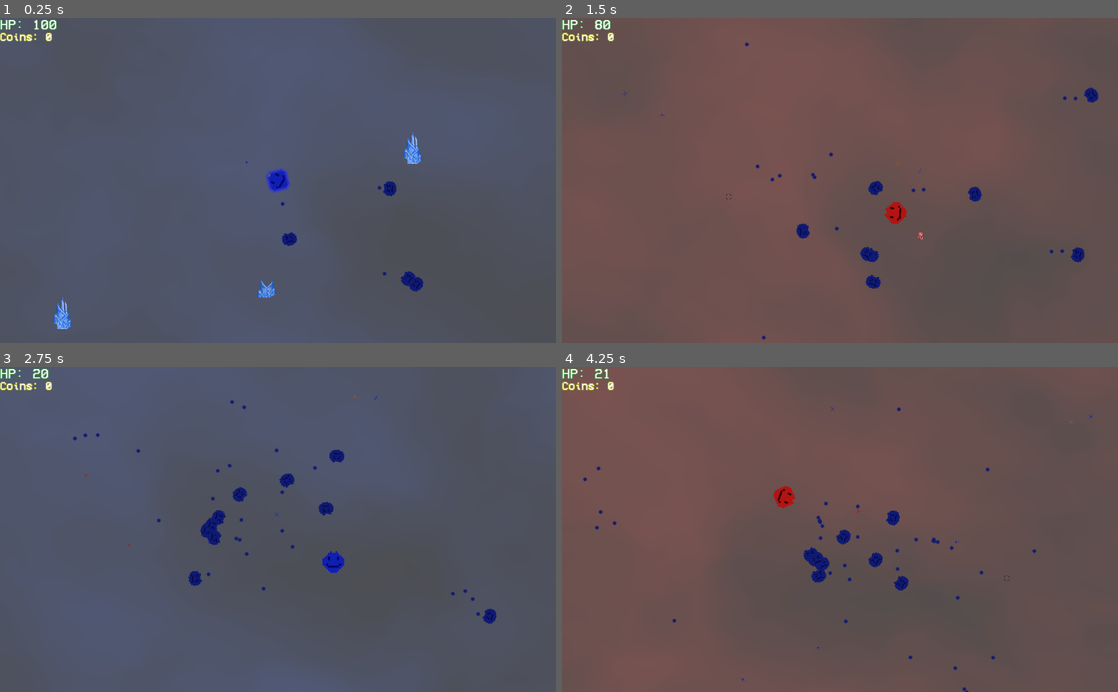
Above: before the commit, frames 1-4 (two rows, left to right).
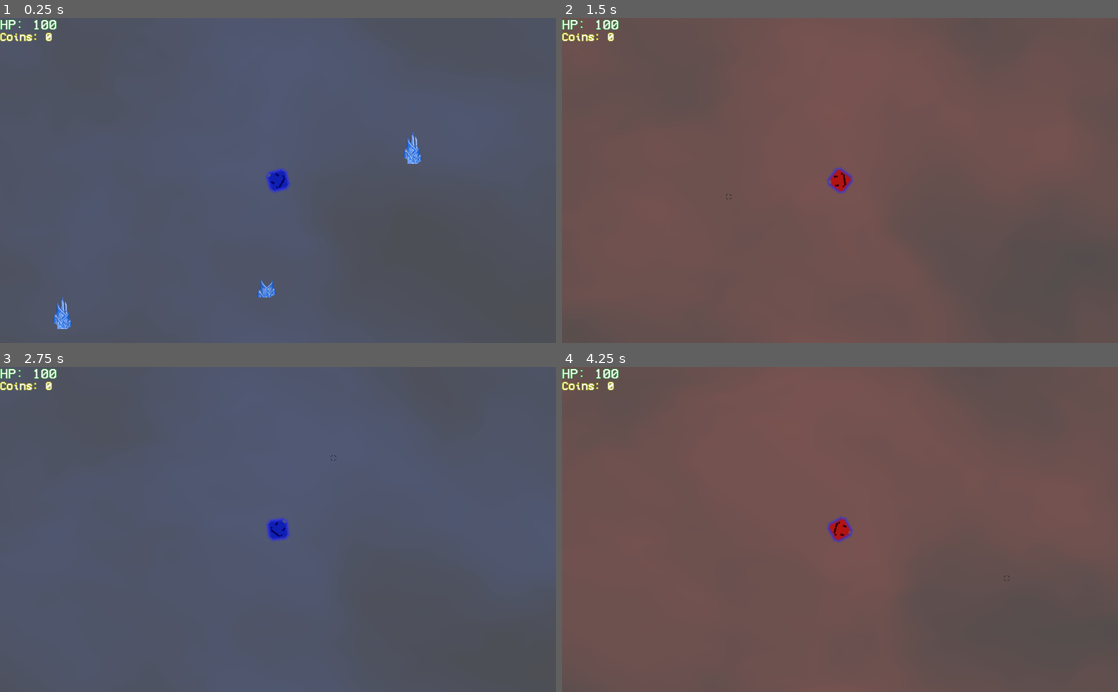
Above: after the commit, the same moments.

Repository: JuanG10/boss
Game: Godot game, scene res://proof of concept.tscn
The game is run twice, just before and just after one commit, with the same random seed, the same clock (stepped at 60 frames per second) and the same inputs. The engine's default icon, where the game draws it, is replaced by a stand-in: a white triangle on a blue panel in a dark square.
Inputs (mouse positions are in pixels of both pictures, inside the frame that each line leads up to):
- Up to frame 1 (0.25 s): no input
- Up to frame 2 (1.5 s): tap Enter (ui_accept) at 0.5, 0.77, 1.07 s; move the mouse to (962, 164) at 0.52 s; hold D (right) 0.53-1.28 s; tap E (next_color) at 0.6 s; tap Q (previous_color) at 0.8, 1.35 s; move the mouse to (728, 196) at 1.27 s; hold S (down) from 1.28 s (still down)
- Up to frame 3 (2.75 s): tap Enter (ui_accept) at 1.52, 1.55, 1.82, 2.1 s; move the mouse to (333, 458) at 2.02 s; release S (down) at 2.03 s; hold D (right) from 2.03 s (still down); tap E (next_color) at 2.3 s
- Up to frame 4 (4.25 s): move the mouse to (812, 594) at 2.77 s; release D (right) at 2.78 s; hold W (up) 2.78-3.53 s; tap E (next_color) at 2.85 s; tap Enter (ui_accept) at 3.02, 3.32, 3.77, 3.8, 4.07 s; tap Q (previous_color) at 3.05, 3.6 s; move the mouse to (1006, 578) at 3.52 s; hold A (left) from 3.53 s (still down)

The runs differ from the first frame. In frame 1, 0.4% of the frame differs, in the area x 44-77%, y 44-85%; in frame 2, 1.3%; in frame 3, 2.0%; in frame 4, 3.2%, in the area x 3-96%, y 0-100%.
Error before the commit: Invalid call. Nonexistent function 'instance' in base 'Nil'. (res://Trampas/TrapManager.gd:45)
Error after the commit: Parse Error: Can't preload resource at path: res://Enemies/MeleeEnemy/MeleeEnemy.tscn (res://main.gd:3)

Commit message:
agregado el comportamiento de flocking a todos los enemigos. Cambiados los enemigos a areas2d, falla

Diff:
--- a/Enemies/AdvancedEnemy/AdvancedEnemy.gd
+++ b/Enemies/AdvancedEnemy/AdvancedEnemy.gd
@@ -1,4 +1,4 @@
-extends KinematicBody2D
+extends Area2D
 
 var player
 var speed = 40
@@ -22,7 +22,6 @@
 var Bullet = preload("res://Enemies/Bullet.tscn")
 
 var colores     = [Color(0.0627, 0.102, 0.451),Color(0.551, 0.1582, 0.041),Color(0.251, 0.051, 0.0431)]
-var collisiones = [0b100000001, 0b100000010, 0b100000100]
 var specials    = ["special_blue", "special_orange", "special_red"]
 var tipo
 
@@ -42,8 +41,6 @@
 	player = t
 	$Sprite.modulate = colores[n]
 	explosion_color = colores[n]
-	collision_layer = collisiones[n]
-	collision_mask  = collisiones[n]
 	tipo = n
 	special = specials[n]
 	if special == "special_orange" and GlobalVariables.retry == true:
--- a/Enemies/AdvancedEnemy/AdvancedEnemy.tscn
+++ b/Enemies/AdvancedEnemy/AdvancedEnemy.tscn
@@ -6,6 +6,7 @@
 [ext_resource path="res://Enemies/AdvancedEnemy/State_handler.gd" type="Script" id=4]
 [ext_resource path="res://Enemies/AdvancedEnemy/Minimun_range.gd" type="Script" id=5]
 [ext_resource path="res://Enemies/AdvancedEnemy/Red.gd" type="Script" id=6]
+[ext_resource path="res://Enemies/AdvancedEnemy/Flocking.gd" type="Script" id=7]
 [ext_resource path="res://Enemies/AdvancedEnemy/Blue.gd" type="Script" id=8]
 
 [sub_resource type="CircleShape2D" id=1]
@@ -14,7 +15,12 @@
 [sub_resource type="CircleShape2D" id=2]
 radius = 103.211
 
-[node name="AdvancedEnemy" type="KinematicBody2D"]
+[sub_resource type="CircleShape2D" id=3]
+radius = 88.8047
+
+[node name="AdvancedEnemy" type="Area2D"]
+collision_layer = 131329
+collision_mask = 131329
 script = ExtResource( 2 )
 
 [node name="Sprite" type="Sprite" parent="."]
@@ -38,15 +44,25 @@
 [node name="Red" type="Node" parent="State_handler"]
 script = ExtResource( 6 )
 
+[node name="Flocking" type="Node" parent="State_handler"]
+script = ExtResource( 7 )
+
 [node name="Blue" type="Node" parent="State_handler"]
 script = ExtResource( 8 )
 
-[node name="Area2D" type="Area2D" parent="."]
+[node name="Minimun_range" type="Area2D" parent="."]
 collision_layer = 1024
 collision_mask = 0
 
-[node name="CollisionShape2D" type="CollisionShape2D" parent="Area2D"]
+[node name="CollisionShape2D" type="CollisionShape2D" parent="Minimun_range"]
 shape = SubResource( 2 )
+
+[node name="FlockingArea" type="Area2D" parent="."]
+collision_layer = 0
+collision_mask = 131072
+
+[node name="CollisionShape2D" type="CollisionShape2D" parent="FlockingArea"]
+shape = SubResource( 3 )
 [connection signal="tree_exiting" from="." to="." method="_on_death"]
-[connection signal="area_entered" from="Area2D" to="." method="close_enough"]
-[connection signal="area_exited" from="Area2D" to="." method="far_enough"]
+[connection signal="area_entered" from="Minimun_range" to="." method="close_enough"]
+[connection signal="area_exited" from="Minimun_range" to="." method="far_enough"]
--- a/Enemies/AdvancedEnemy/Blue.gd
+++ b/Enemies/AdvancedEnemy/Blue.gd
@@ -1 +1,72 @@
 extends "res://state_machine/state.gd"
+
+var player
+var enemy
+var target = Vector2.ZERO
+var friction
+var acc
+
+var steer = Vector2.ZERO
+
+func initialize(p, e):
+	player = p
+	enemy = e
+	friction = enemy.friction
+
+func update(delta):
+	if enemy.get_node("FlockingArea").get_overlapping_areas().size() < 2:
+		emit_signal("finished", "chasing")
+	if enemy.minimun_range_flag:
+		emit_signal("finished", "minimun_range")
+
+	var flock_mates = enemy.get_node("FlockingArea").get_overlapping_areas()
+	acc = Vector2.ZERO
+	steer = Vector2.ZERO
+	calc_cohesion(flock_mates)
+	calc_seek()
+	calc_alignment(flock_mates)
+	calc_separation(flock_mates)
+	enemy.velocity += steer.normalized()
+	#enemy.move_and_slide(velocity.normalized() * enemy.speed)
+	enemy.position += enemy.velocity.normalized() * enemy.speed * delta
+	enemy.look_at(player.global_position)
+
+func calc_seek():
+	acc = (player.global_position - enemy.global_position).normalized()
+	steer += (acc - enemy.velocity) * 2
+
+func calc_cohesion(flock_mates):
+	var average = Vector2.ZERO
+
+	if flock_mates.size() > 1:
+		for f in flock_mates:
+			if f != enemy:
+				average += f.get_global_position() - enemy.get_global_position()
+		average /= flock_mates.size() - 1
+		#average -= enemy.get_global_position()
+
+		acc      = average.clamped(1)
+		var u    = acos(acc.dot(enemy.velocity.clamped(1))) / PI
+		steer   += acc * u
+
+func calc_separation(flock_mates):
+	var average = Vector2.ZERO
+
+	if flock_mates.size() > 1:
+		for f in flock_mates:
+			if f != enemy:
+				if (f.global_position - enemy.global_position).length() < 20:
+					steer += (enemy.global_position - f.global_position).normalized() * 2
+
+func calc_alignment(flock_mates):
+	var average = Vector2.ZERO
+
+	if flock_mates.size() > 1:
+		for f in flock_mates:
+			if f != enemy:
+				average += f.velocity
+		average /= flock_mates.size() - 1
+		acc      = average.clamped(1)
+
+		var v    = acos(acc.dot(enemy.velocity.normalized())) / PI
+		steer   += acc * v
--- a/Enemies/AdvancedEnemy/Chasing.gd
+++ b/Enemies/AdvancedEnemy/Chasing.gd
@@ -3,25 +3,33 @@
 var player
 var enemy
 var target = Vector2.ZERO
-var velocity = Vector2.ZERO
 var friction
-var speed
 
 func initialize(p, e):
 	player = p
 	enemy = e
 	friction = enemy.friction
-	speed = enemy.speed
 
-func update(_delta):
+func red_condition():
+	return enemy.minimun_range_flag and enemy.tipo == 2
+
+func flocking_condition():
+	return enemy.get_node("FlockingArea").get_overlapping_areas().size() > 1
+
+func blue_condition():
+	return false
+
+func update(delta):
+	if red_condition() or blue_condition():
+			emit_signal("finished", enemy.special)
+	if flocking_condition():
+			emit_signal("finished", "flocking")
+	if enemy.minimun_range_flag:
+			emit_signal("finished", "minimun_range")
 	if not enemy.is_stunned:
 		target = player.global_position - enemy.global_position
-		velocity += target
-		velocity *= friction
+		enemy.velocity += target
+		enemy.velocity *= friction
+		enemy.velocity  = enemy.velocity.normalized()
 		enemy.look_at(player.global_position)
-		enemy.move_and_slide(velocity.normalized() * enemy.speed)
-	if enemy.minimun_range_flag:
-		if enemy.special == "special_red":
-			emit_signal("finished", "special_red")
-		else:
-			emit_signal("finished", "minimun_range")
+		enemy.position += enemy.velocity * enemy.speed * delta
--- a/Enemies/AdvancedEnemy/State_handler.gd
+++ b/Enemies/AdvancedEnemy/State_handler.gd
@@ -1,9 +1,10 @@
 extends "res://state_machine/state_machine.gd"
 
-onready var chasing = $Chasing
+onready var chasing       = $Chasing
 onready var minimun_range = $Minimun_range
-onready var special_red = $Red
-onready var special_blue = $Blue
+onready var special_red   = $Red
+onready var flocking      = $Flocking
+onready var special_blue  = $Blue
 
 func _ready():
 	states_map = {
@@ -11,6 +12,7 @@
 		"minimun_range" : minimun_range,
 		"special_red"   : special_red,
 		"special_blue"  : special_blue,
+		"flocking"      : flocking,
 	}
 
 func init(player, enemy):
--- a/Enemies/BasicEnemy/BasicEnemy.gd
+++ b/Enemies/BasicEnemy/BasicEnemy.gd
@@ -22,7 +22,6 @@
 var Bullet = preload("res://Enemies/Bullet.tscn")
 
 var colores     = [Color(0.0627, 0.102, 0.451),Color(0.551, 0.1582, 0.041),Color(0.251, 0.051, 0.0431)]
-var collisiones = [0b100000000100000001, 0b100000010, 0b100000100]
 var specials    = ["special_blue", "special_orange", "special_red"]
 var tipo
 
@@ -42,8 +41,6 @@
 	player = t
 	$Sprite.modulate = colores[n]
 	explosion_color = colores[n]
-	collision_layer = collisiones[n]
-	collision_mask  = collisiones[n]
 	tipo = n
 	special = specials[n]
 	if special == "special_orange" and GlobalVariables.retry == true:
@@ -62,7 +59,7 @@
 
 func _process(_delta):
 	if Input.is_action_just_pressed("ui_accept"):
-		print(get_global_position())
+		print($FlockingArea.get_overlapping_areas())
 	if stun_timer.is_stopped():
 		is_stunned = false
 	if slow_timer.is_stopped():
@@ -110,9 +107,3 @@
 	explosion.get_child(0).process_material.color_ramp.gradient.colors[1] = explosion_color
 	explosion.get_child(0).emitting = true
 	get_parent().call_deferred("add_child", explosion)
-
-func _on_FlockingArea_body_entered(_body):
-	print("im working")
-
-func _on_FlockingArea_body_exited(_body):
-	print("still working")
--- a/Enemies/BasicEnemy/BasicEnemy.tscn
+++ b/Enemies/BasicEnemy/BasicEnemy.tscn
@@ -6,6 +6,7 @@
 [ext_resource path="res://Enemies/BasicEnemy/State_handler.gd" type="Script" id=4]
 [ext_resource path="res://Enemies/BasicEnemy/Minimun_range.gd" type="Script" id=5]
 [ext_resource path="res://Enemies/BasicEnemy/Red.gd" type="Script" id=6]
+[ext_resource path="res://Enemies/BasicEnemy/Flocking.gd" type="Script" id=7]
 [ext_resource path="res://Enemies/BasicEnemy/Blue.gd" type="Script" id=8]
 
 [sub_resource type="CircleShape2D" id=1]
@@ -18,6 +19,7 @@
 radius = 88.7916
 
 [node name="BasicEnemy" type="Area2D"]
+collision_layer = 131329
 script = ExtResource( 2 )
 
 [node name="Sprite" type="Sprite" parent="."]
@@ -41,6 +43,9 @@
 [node name="Red" type="Node" parent="State_handler"]
 script = ExtResource( 6 )
 
+[node name="Flocking" type="Node" parent="State_handler"]
+script = ExtResource( 7 )
+
 [node name="Blue" type="Node" parent="State_handler"]
 script = ExtResource( 8 )
 
--- a/Enemies/BasicEnemy/Blue.gd
+++ b/Enemies/BasicEnemy/Blue.gd
@@ -3,45 +3,39 @@
 var player
 var enemy
 var target = Vector2.ZERO
-var velocity
 var friction
 var acc
 
-#var Pave  = Vector2.ZERO
-#var Vave  = Vector2.ZERO
-#var Save  = Vector2.ZERO
 var steer = Vector2.ZERO
-#var lookS = Vector2.ZERO
-#var vel   = Vector2.ZERO
 
 func initialize(p, e):
 	player = p
 	enemy = e
 	friction = enemy.friction
-	velocity = enemy.velocity
 
 func update(delta):
 	if enemy.get_node("FlockingArea").get_overlapping_areas().size() < 2:
 		emit_signal("finished", "chasing")
 	if enemy.minimun_range_flag:
 		emit_signal("finished", "minimun_range")
+
+	var flock_mates = enemy.get_node("FlockingArea").get_overlapping_areas()
 	acc = Vector2.ZERO
 	steer = Vector2.ZERO
-	calc_cohesion()
+	calc_cohesion(flock_mates)
 	calc_seek()
-	calc_alignment()
-	calc_separation()
-	velocity += steer.normalized()
+	calc_alignment(flock_mates)
+	calc_separation(flock_mates)
+	enemy.velocity += steer.normalized()
 	#enemy.move_and_slide(velocity.normalized() * enemy.speed)
-	enemy.position += velocity.normalized() * enemy.speed * delta
+	enemy.position += enemy.velocity.normalized() * enemy.speed * delta
 	enemy.look_at(player.global_position)
 
 func calc_seek():
 	acc = (player.global_position - enemy.global_position).normalized()
-	steer += (acc - velocity) * 2
+	steer += (acc - enemy.velocity) * 2
 
-func calc_cohesion():
-	var flock_mates = enemy.get_node("FlockingArea").get_overlapping_areas()
+func calc_cohesion(flock_mates):
 	var average = Vector2.ZERO
 
 	if flock_mates.size() > 1:
@@ -52,26 +46,20 @@
 		#average -= enemy.get_global_position()
 
 		acc      = average.normalized()
-		var u    = acos(acc.dot(velocity.normalized())) / PI
-		steer   += acc * u * .5
+		var u    = acos(acc.dot(enemy.velocity.normalized())) / PI
+		steer   += acc
 
-func calc_separation():
-	var flock_mates = enemy.get_node("FlockingArea").get_overlapping_areas()
+func calc_separation(flock_mates):
 	var average = Vector2.ZERO
 
 	if flock_mates.size() > 1:
 		for f in flock_mates:
 			if f != enemy:
-				average += f.get_global_position() - enemy.get_global_position()
-		average /= flock_mates.size() - 1
-		acc      = average.normalized()
+				if (f.global_position - enemy.global_position).length() < 20:
+					steer += (enemy.global_position - f.global_position).normalized()
 
-		var u    = 1/(average - enemy.get_global_position()).length()
-		steer   -= acc * u
-
-func calc_alignment():
+func calc_alignment(flock_mates):
 	var average = Vector2.ZERO
-	var flock_mates = enemy.get_node("FlockingArea").get_overlapping_areas()
 
 	if flock_mates.size() > 1:
 		for f in flock_mates:
@@ -80,5 +68,6 @@
 		average /= flock_mates.size() - 1
 		acc      = average.normalized()
 
-		var v    = acos(acc.dot(velocity.normalized())) / PI
-		steer   += acc * v
+		var v    = acos(acc.dot(enemy.velocity.normalized())) / PI
+		print(v)
+		steer   += acc
--- a/Enemies/BasicEnemy/Chasing.gd
+++ b/Enemies/BasicEnemy/Chasing.gd
@@ -3,36 +3,33 @@
 var player
 var enemy
 var target = Vector2.ZERO
-var velocity
 var friction
 
 func initialize(p, e):
 	player = p
 	enemy = e
 	friction = enemy.friction
-	velocity = enemy.velocity
-
-#func enter():
-#	print("hello")
-
-#func exit():
-#	print("bye")
 
 func red_condition():
 	return enemy.minimun_range_flag and enemy.tipo == 2
 
+func flocking_condition():
+	return enemy.get_node("FlockingArea").get_overlapping_areas().size() > 1
+
 func blue_condition():
-	return enemy.get_node("FlockingArea").get_overlapping_areas().size() > 1 and enemy.tipo == 0
+	return false
 
 func update(delta):
 	if red_condition() or blue_condition():
 			emit_signal("finished", enemy.special)
+	if flocking_condition():
+			emit_signal("finished", "flocking")
 	if enemy.minimun_range_flag:
 			emit_signal("finished", "minimun_range")
 	if not enemy.is_stunned:
 		target = player.global_position - enemy.global_position
-		velocity += target
-		velocity *= friction
+		enemy.velocity += target
+		enemy.velocity *= friction
+		enemy.velocity  = enemy.velocity.normalized()
 		enemy.look_at(player.global_position)
-		#enemy.move_and_slide(velocity.normalized() * enemy.speed)
-		enemy.position += velocity.normalized() * enemy.speed * delta
+		enemy.position += enemy.velocity * enemy.speed * delta
--- a/Enemies/BasicEnemy/State_handler.gd
+++ b/Enemies/BasicEnemy/State_handler.gd
@@ -3,6 +3,7 @@
 onready var chasing = $Chasing
 onready var minimun_range = $Minimun_range
 onready var special_red = $Red
+onready var flocking = $Flocking
 onready var special_blue = $Blue
 
 func _ready():
@@ -11,6 +12,7 @@
 		"minimun_range" : minimun_range,
 		"special_red"   : special_red,
 		"special_blue"  : special_blue,
+		"flocking"      : flocking,
 	}
 
 func init(player, enemy):
--- a/Enemies/MeleeEnemy/Chasing.gd
+++ b/Enemies/MeleeEnemy/Chasing.gd
@@ -3,7 +3,6 @@
 var player
 var enemy
 var target = Vector2.ZERO
-var velocity = Vector2.ZERO
 var friction
 
 func initialize(p, e):
@@ -14,15 +13,21 @@
 func red_condition():
 	return enemy.charge_flag and enemy.tipo == 2
 
+func flocking_condition():
+	return enemy.get_node("FlockingArea").get_overlapping_areas().size() > 1
+
 func blue_condition():
-	return enemy.get_node("ChargeRange").get_overlapping_bodies().size() > 0 and enemy.tipo == 0
+	return false
 
-func update(_delta):
+func update(delta):
+	if red_condition() or blue_condition():
+			emit_signal("finished", enemy.special)
+	if flocking_condition():
+			emit_signal("finished", "flocking")
 	if not enemy.is_stunned:
 		target = player.global_position - enemy.global_position
-		velocity += target
-		velocity *= friction
+		enemy.velocity += target
+		enemy.velocity *= friction
+		enemy.velocity  = enemy.velocity.normalized()
 		enemy.look_at(player.global_position)
-		enemy.move_and_slide(velocity.normalized() * enemy.speed)
-	if red_condition() or blue_condition():
-		emit_signal("finished", enemy.special)
+		enemy.position += enemy.velocity * enemy.speed * delta
--- a/Enemies/MeleeEnemy/MeleeEnemy.gd
+++ b/Enemies/MeleeEnemy/MeleeEnemy.gd
@@ -1,4 +1,4 @@
-extends KinematicBody2D
+extends Area2D
 
 var player
 var speed = 130
@@ -17,7 +17,6 @@
 var charge_flag = false
 
 var colores     = [Color(0.0627, 0.102, 0.451),Color(0.551, 0.1582, 0.041),Color(0.251, 0.051, 0.0431)]
-var collisiones = [0b100000001, 0b100000010, 0b100000100]
 var specials    = ["special_blue", "special_orange", "special_red"]
 var tipo
 
@@ -41,8 +40,6 @@
 	tipo = n
 	$Sprite.modulate = colores[n]
 	explosion_color = colores[n]
-	collision_layer = collisiones[n]
-	collision_mask  = collisiones[n]
 	special = specials[n]
 	if special == "special_orange" and GlobalVariables.retry == true:
 		GlobalVariables.Mdmg *= 1.1
--- a/Enemies/MeleeEnemy/MeleeEnemy.tscn
+++ b/Enemies/MeleeEnemy/MeleeEnemy.tscn
@@ -1,10 +1,11 @@
-[gd_scene load_steps=9 format=2]
+[gd_scene load_steps=11 format=2]
 
 [ext_resource path="res://Enemies/MeleeEnemy/MeleeEnemy.gd" type="Script" id=1]
 [ext_resource path="res://Enemies/MeleeEnemy/MeleeEnemy.png" type="Texture" id=2]
 [ext_resource path="res://Enemies/MeleeEnemy/Chasing.gd" type="Script" id=3]
 [ext_resource path="res://Enemies/MeleeEnemy/State_handler.gd" type="Script" id=4]
 [ext_resource path="res://Enemies/MeleeEnemy/Red.gd" type="Script" id=5]
+[ext_resource path="res://Enemies/MeleeEnemy/Flocking.gd" type="Script" id=6]
 [ext_resource path="res://Enemies/MeleeEnemy/Blue.gd" type="Script" id=7]
 
 [sub_resource type="CircleShape2D" id=1]
@@ -13,7 +14,12 @@
 [sub_resource type="CircleShape2D" id=2]
 radius = 62.2762
 
-[node name="Node2D" type="KinematicBody2D"]
+[sub_resource type="CircleShape2D" id=3]
+radius = 89.3743
+
+[node name="Node2D" type="Area2D"]
+collision_layer = 131329
+collision_mask = 131329
 script = ExtResource( 1 )
 
 [node name="Sprite" type="Sprite" parent="."]
@@ -31,6 +37,9 @@
 [node name="Red" type="Node" parent="State_handler"]
 script = ExtResource( 5 )
 
+[node name="Flocking" type="Node" parent="State_handler"]
+script = ExtResource( 6 )
+
 [node name="Blue" type="Node" parent="State_handler"]
 script = ExtResource( 7 )
 
@@ -40,6 +49,14 @@
 
 [node name="ChargeRange" type="CollisionShape2D" parent="ChargeRange"]
 shape = SubResource( 2 )
+
+[node name="FlockingArea" type="Area2D" parent="."]
+collision_layer = 0
+collision_mask = 2147614720
+
+[node name="CollisionShape2D" type="CollisionShape2D" parent="FlockingArea"]
+position = Vector2( -0.632813, -0.0234375 )
+shape = SubResource( 3 )
 [connection signal="tree_exiting" from="." to="." method="_on_death"]
 [connection signal="area_entered" from="ChargeRange" to="." method="close_enough"]
 [connection signal="area_exited" from="ChargeRange" to="." method="far_enough"]
--- a/Enemies/MeleeEnemy/State_handler.gd
+++ b/Enemies/MeleeEnemy/State_handler.gd
@@ -1,14 +1,16 @@
 extends "res://state_machine/state_machine.gd"
 
-onready var chasing = $Chasing
-onready var special_red = $Red
-onready var special_blue = $Blue
+onready var chasing       = $Chasing
+onready var special_red   = $Red
+onready var flocking      = $Flocking
+onready var special_blue  = $Blue
 
 func _ready():
 	states_map = {
-		"chasing"        : chasing,
-		"special_red"    : special_red,
-		"special_blue"   : special_blue,
+		"chasing"       : chasing,
+		"special_red"   : special_red,
+		"special_blue"  : special_blue,
+		"flocking"      : flocking,
 	}
 
 func init(player, enemy):
--- a/Player/BFLaser.gd
+++ b/Player/BFLaser.gd
@@ -5,7 +5,7 @@
 		scale.x *= 1.1
 	if scale.y < 5:
 		scale.y *= 1.1
-	for body in get_overlapping_bodies():
+	for body in get_overlapping_areas():
 		body.burn()
 		body.takeDamage(GlobalVariables.BFdmg)
 
--- a/Player/BFLaser.tscn
+++ b/Player/BFLaser.tscn
@@ -7,7 +7,7 @@
 extents = Vector2( 14.1719, 2.41898 )
 
 [node name="Node2D" type="Area2D"]
-collision_layer = 256
+collision_layer = 0
 collision_mask = 256
 script = ExtResource( 2 )
 
--- a/Player/BlueBehavior.gd
+++ b/Player/BlueBehavior.gd
@@ -9,8 +9,8 @@
 func initialize(p):
 	player = p
 
-func handle(body):
-	body.slow(.8, 2)
+func handle(area):
+	area.slow(.8, 2)
 
 func power():
 	var slow_ring = slow_ring_template.instance()
--- a/Player/Bullet.gd
+++ b/Player/Bullet.gd
@@ -12,9 +12,9 @@
 	state    = state_
 	velocity = Vector2(speed, 0).rotated(rotation)
 
-func on_enemy_entered(_body_id, body, _body_shape, _area_shape):
-	state.handle(body)
-	body.takeDamage(0)
+func on_enemy_entered(area):
+	state.handle(area)
+	area.takeDamage(0)
 	remove()
 
 func _physics_process(_delta):
--- a/Player/Bullet.tscn
+++ b/Player/Bullet.tscn
@@ -7,6 +7,8 @@
 radius = 2.85937
 
 [node name="pBullet" type="Area2D"]
+collision_layer = 2147483648
+collision_mask = 256
 script = ExtResource( 2 )
 
 [node name="Sprite" type="Sprite" parent="."]
@@ -19,5 +21,5 @@
 [node name="Timer" type="Timer" parent="."]
 wait_time = 5.0
 autostart = true
-[connection signal="body_shape_entered" from="." to="." method="on_enemy_entered"]
+[connection signal="area_entered" from="." to="." method="on_enemy_entered"]
 [connection signal="timeout" from="Timer" to="." method="_on_Timer_timeout"]
--- a/Player/Player.gd
+++ b/Player/Player.gd
@@ -26,7 +26,6 @@
 var habilityT = Timer.new()
 
 var colores     = [Color(.0627, .1255, .702), Color(.702, .3216, .1216), Color(.702, .0823, .0706)]
-var collisiones = [0b10000000110, 0b10000000101, 0b10000000011]
 var states
 var pointer     = 0
 
@@ -45,8 +44,6 @@
 	O.initialize(self)
 	B.initialize(self)
 	$Sprite.modulate = colores[pointer]
-	collision_layer = collisiones[pointer]
-	collision_mask  = collisiones[pointer]
 	shootT.set_one_shot(true)
 	shootT.set_wait_time(atk_speed)
 	add_child(shootT)
@@ -88,14 +85,10 @@
 		next_color()
 		if not states[pointer].shield:
 			remove_shield()
-		collision_layer = collisiones[pointer]
-		collision_mask  = collisiones[pointer]
 	if Input.is_action_just_pressed("previous_color"):
 		previous_color()
 		if not states[pointer].shield:
 			remove_shield()
-		collision_layer = collisiones[pointer]
-		collision_mask  = collisiones[pointer]
 	if(states[pointer].shield and shieldT.is_stopped()):
 		isShielded = true
 		$Shield.show()
@@ -156,9 +149,7 @@
 
 func shoot():
 	var b = Bullet.instance()
-	b.modulate        = colores[pointer]
-	b.collision_layer = collisiones[pointer]
-	b.collision_mask  = collisiones[pointer]
+	b.modulate = colores[pointer]
 	b.start($Muzzle.global_position, rotation, dmg, states[pointer])
 	get_parent().add_child(b)
 	shootT.start()
@@ -170,6 +161,9 @@
 func previous_color():
 	pointer = (pointer + 2)%3
 	_change_with_color(pointer)
+
+func stop_shooting(n):
+	shootT.start(n)
 
 func _on_grab_coin(area):
 	area.grab()
--- a/Player/Player.tscn
+++ b/Player/Player.tscn
@@ -17,6 +17,8 @@
 "Player",
 ]]
 position = Vector2( 309, 184 )
+collision_layer = 1025
+collision_mask = 2147484673
 script = ExtResource( 1 )
 
 [node name="States" type="Node" parent="."]
--- a/Player/RedBehavior.gd
+++ b/Player/RedBehavior.gd
@@ -17,4 +17,5 @@
 	var BFLaser = BFLaser_template.instance()
 	BFLaser.modulate = Color(.702, .0823, .0706)
 	BFLaser.position = player.get_node("Muzzle").position
+	player.stop_shooting(2.1)
 	player.call_deferred("add_child", BFLaser)
--- a/main.gd
+++ b/main.gd
@@ -10,14 +10,12 @@
 
 func _ready():
 	$Player.initialize($Player/CanvasLayer/HP, $Player/CanvasLayer/Coins)
-	spawnBasic(10, 0)
-	#spawnBasic(10, 1)
 	timer.set_one_shot(true)
 	timer.set_wait_time(5)
 	add_child(timer)
 
 func _process(_delta):
-	if timer.is_stopped() and false:
+	if timer.is_stopped():
 		timer.start()
 		if points < 100:
 			FogBackground.change_bg_octaves(2)
@@ -48,7 +46,7 @@
 
 func spawnMelee(n, c):
 	for _i in range(n):
-		var enemy:KinematicBody2D = melee_template.instance()
+		var enemy:Area2D = melee_template.instance()
 		enemy.initialize($Player, c)
 		enemy.set_position(RandomPos())
 		add_child(enemy)
@@ -62,7 +60,7 @@
 
 func spawnAdvanced(n, c):
 	for _i in range(n):
-		var enemy:KinematicBody2D = advanced_tmplt.instance()
+		var enemy:Area2D = advanced_tmplt.instance()
 		enemy.initialize($Player, c)
 		enemy.set_position(Vector2(RandomPos()))
 		add_child(enemy)
Not shown: 1 places in Enemies/AdvancedEnemy/AdvancedEnemy.tscn that only renumber resources
Not shown: 1 places in Enemies/BasicEnemy/BasicEnemy.tscn that only renumber resources
